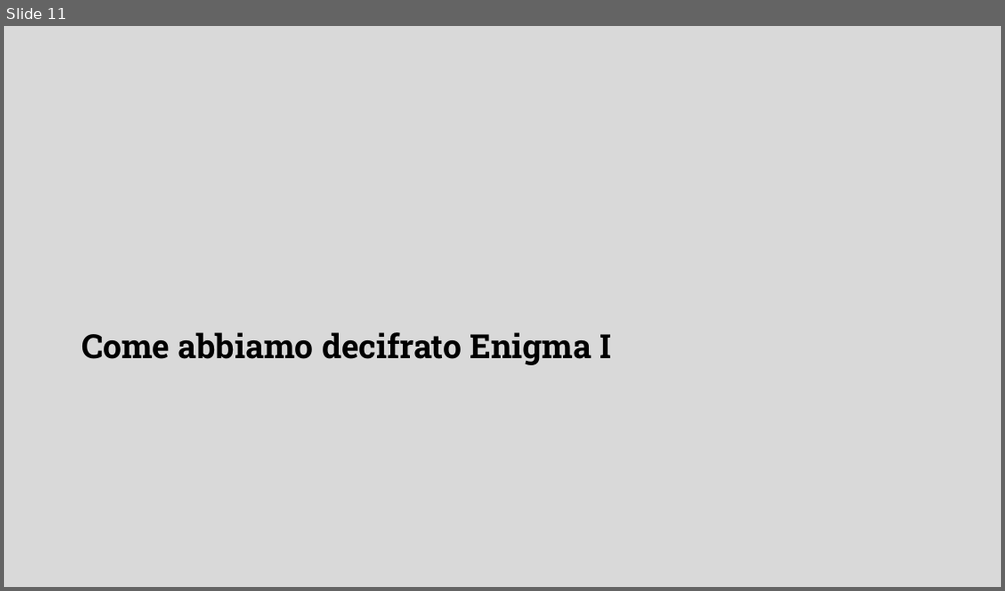
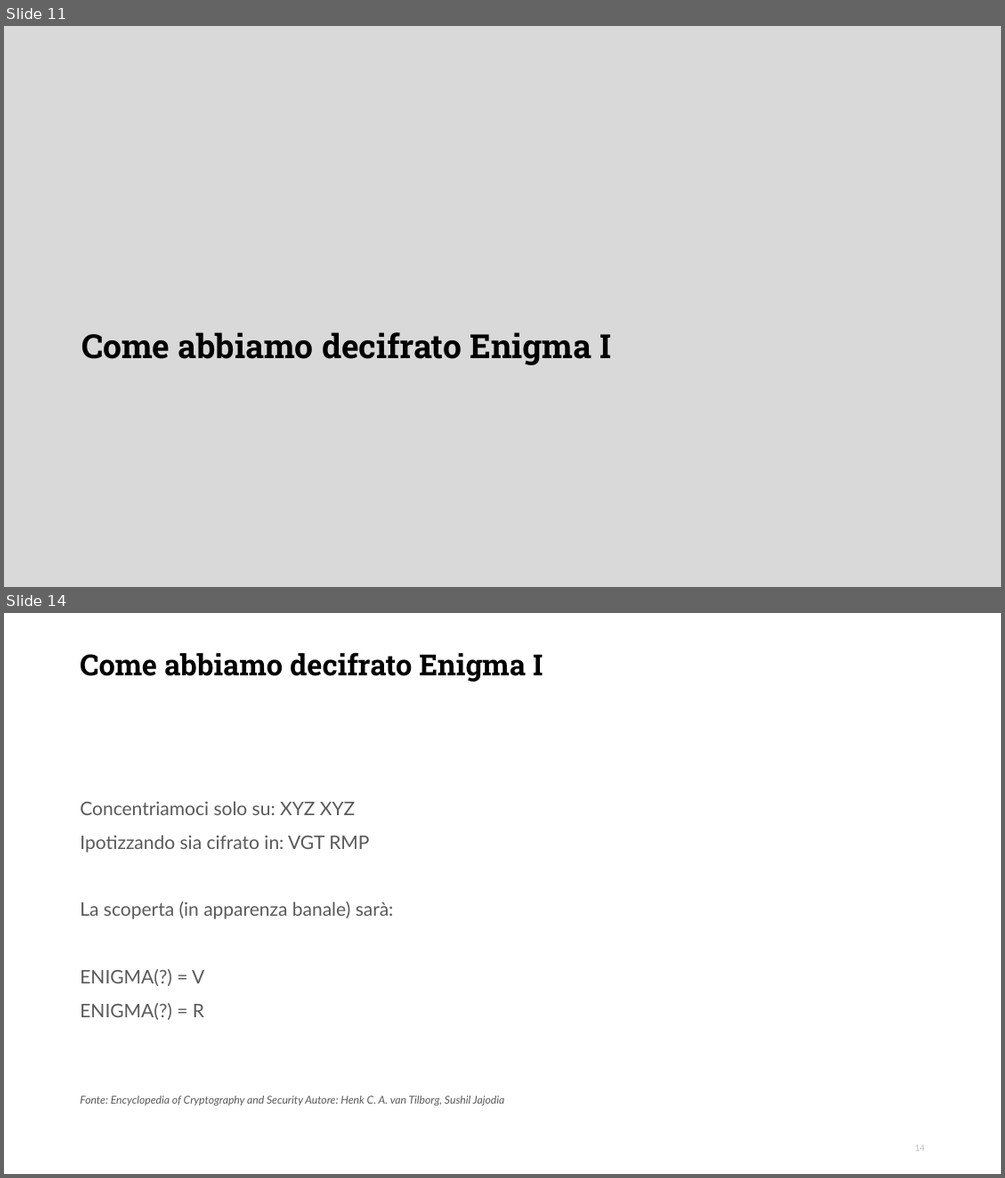
Before and after one commit to DanieleFerretti03/tesi-enigma, a slide deck: presentazione.odp. Shown one above the other, each under a label of ours: slide 11 before the commit, slides 11 and 14 after it; the slides between them are not shown. The pictures are 1005x591 and 1005x1178 pixels, drawn with LibreOffice and Linux fonts; fonts in the diff are those of the drawing; background and template pictures are left out. Boxes give left, top, right and bottom in pixels: in the first picture for what was removed or moved away, otherwise in the second. Text is boxed around its words. In the diff, an @@ line names an element or a change of style, - is before the commit and + after.

Commit message:
Completato capitolo Come abbiamo decifrato Enigma I

```diff
--- a/presentazione.odp
+++ b/presentazione.odp
@@ slide 14 added at bbox=[4, 613, 1001, 1174], background #FFFFFF @@
@@ title added at bbox=[80, 652, 542, 682], 28 pt, text #000000, bold @@
+Come abbiamo decifrato Enigma I
@@ text added at bbox=[80, 801, 394, 1020], 18 pt, text #595959 @@
+Concentriamoci solo su: XYZ XYZ
+Ipotizzando sia cifrato in: VGT RMP
+La scoperta (in apparenza banale) sarà:
+ENIGMA(?) = V
+ENIGMA(?) = R
@@ text added at bbox=[80, 1095, 504, 1105], 10.5 pt, text #595959, italic @@
+Fonte: Encyclopedia of Cryptography and Security Autore: Henk C. A. van Tilborg, Sushil Jajodia
@@ page number added at bbox=[914, 1144, 924, 1151], 8.2 pt, text #BFBFBF @@
+14
```
Also in this commit, not shown: 1 slide changed, 9 other slides added, 1 slide removed, 1 other file.
